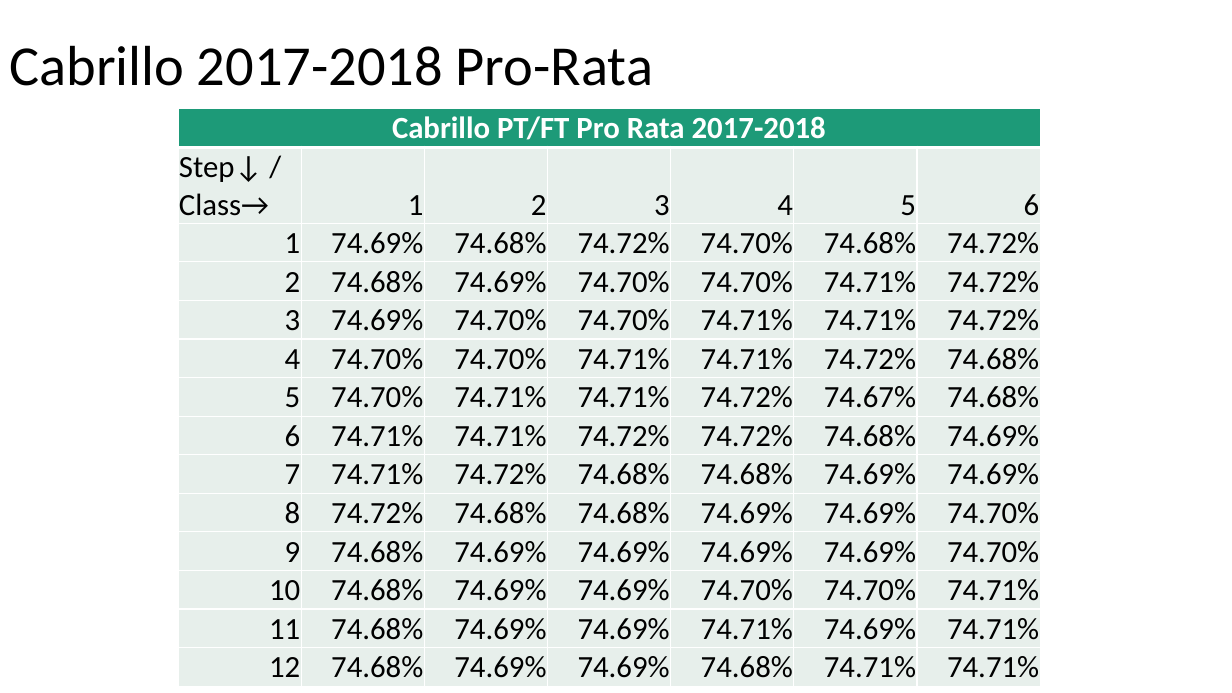
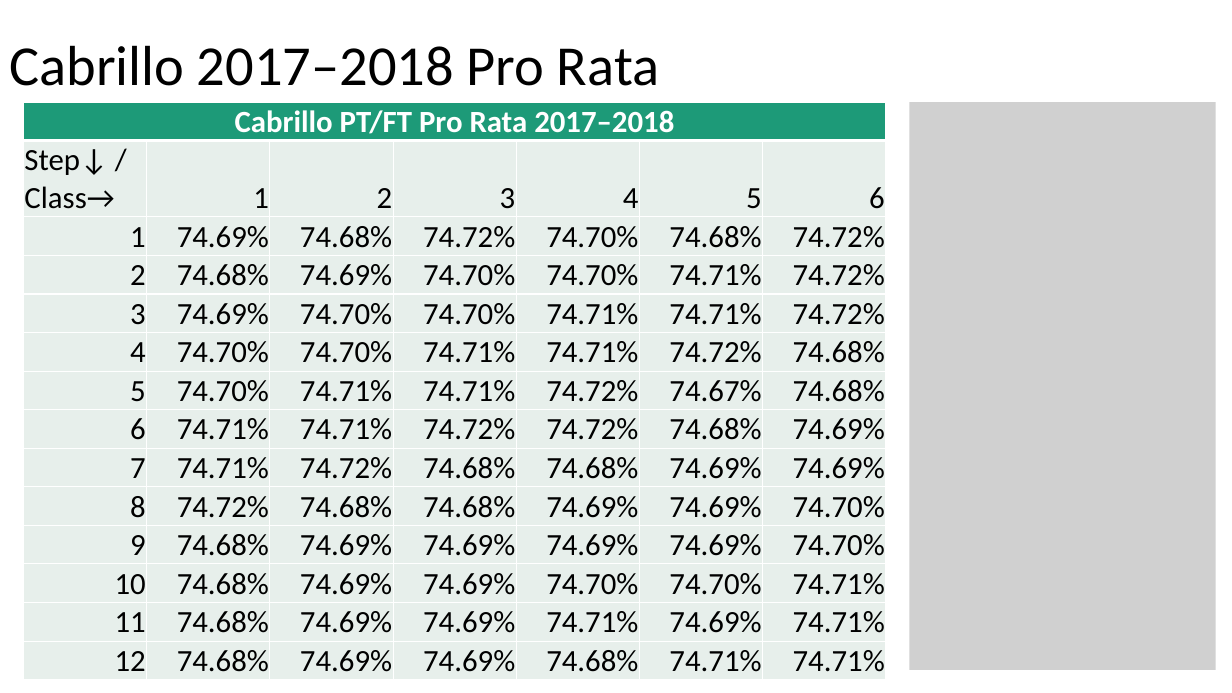
Before and after one commit to jeffreybergamini/ccc-salary-study, a slide deck: slide 10 of cabrillo-summary.pptx. Drawn at 1232x693 pixels with LibreOffice and Linux fonts; fonts in the diff are those of the drawing; grey boxes stand for pictures. Boxes give left, top, right and bottom in pixels: in the first picture for what was removed or moved away, otherwise in the second. Text is boxed around its words. In the diff, an @@ line names an element or a change of style, - is before the commit and + after.

```diff
--- a/cabrillo-summary.pptx
+++ b/cabrillo-summary.pptx
@@ title at <box>9,45,659,86</box>: text changed @@
-Cabrillo 2017-2018 Pro-Rata
+Cabrillo 2017–2018 Pro Rata
@@ table at <box>23,103,884,676</box> @@
-row 1, column 1: Cabrillo PT/FT Pro Rata 2017-2018
+row 1, column 1: Cabrillo PT/FT Pro Rata 2017–2018
@@ table: place and size @@
-table at <box>178,109,1039,682</box>
+table at <box>23,103,884,676</box>
@@ picture added at <box>909,103,1215,671</box> @@
```
Also in this commit, not shown: 11 other slides changed, 1 other file.
